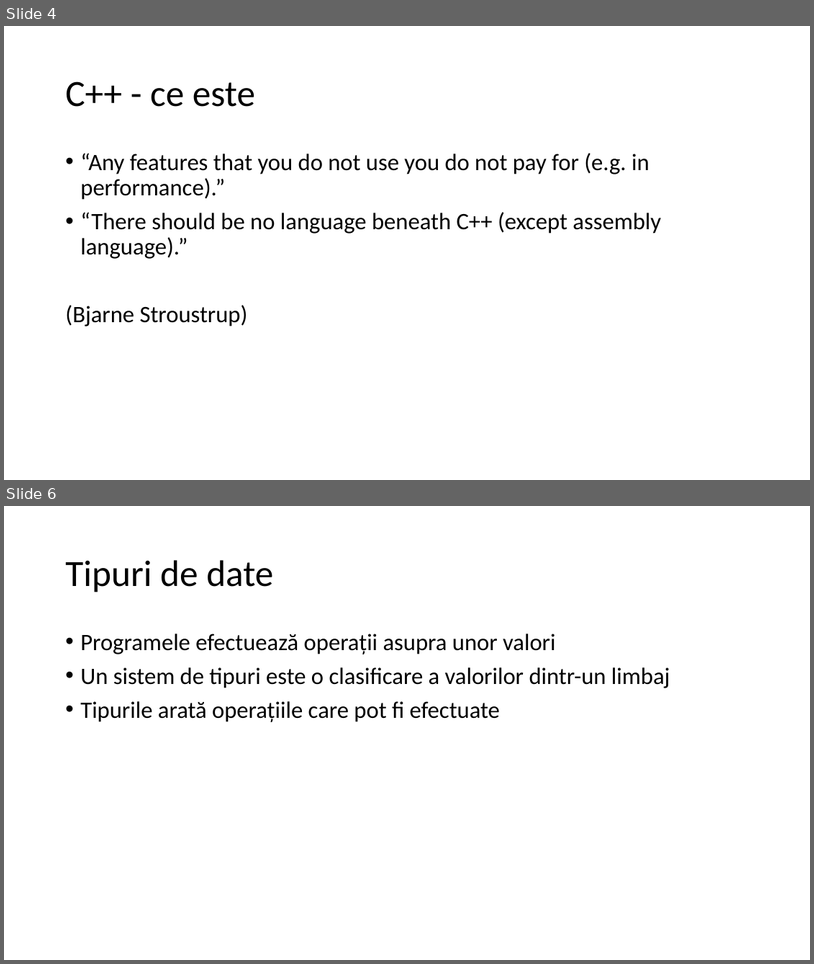
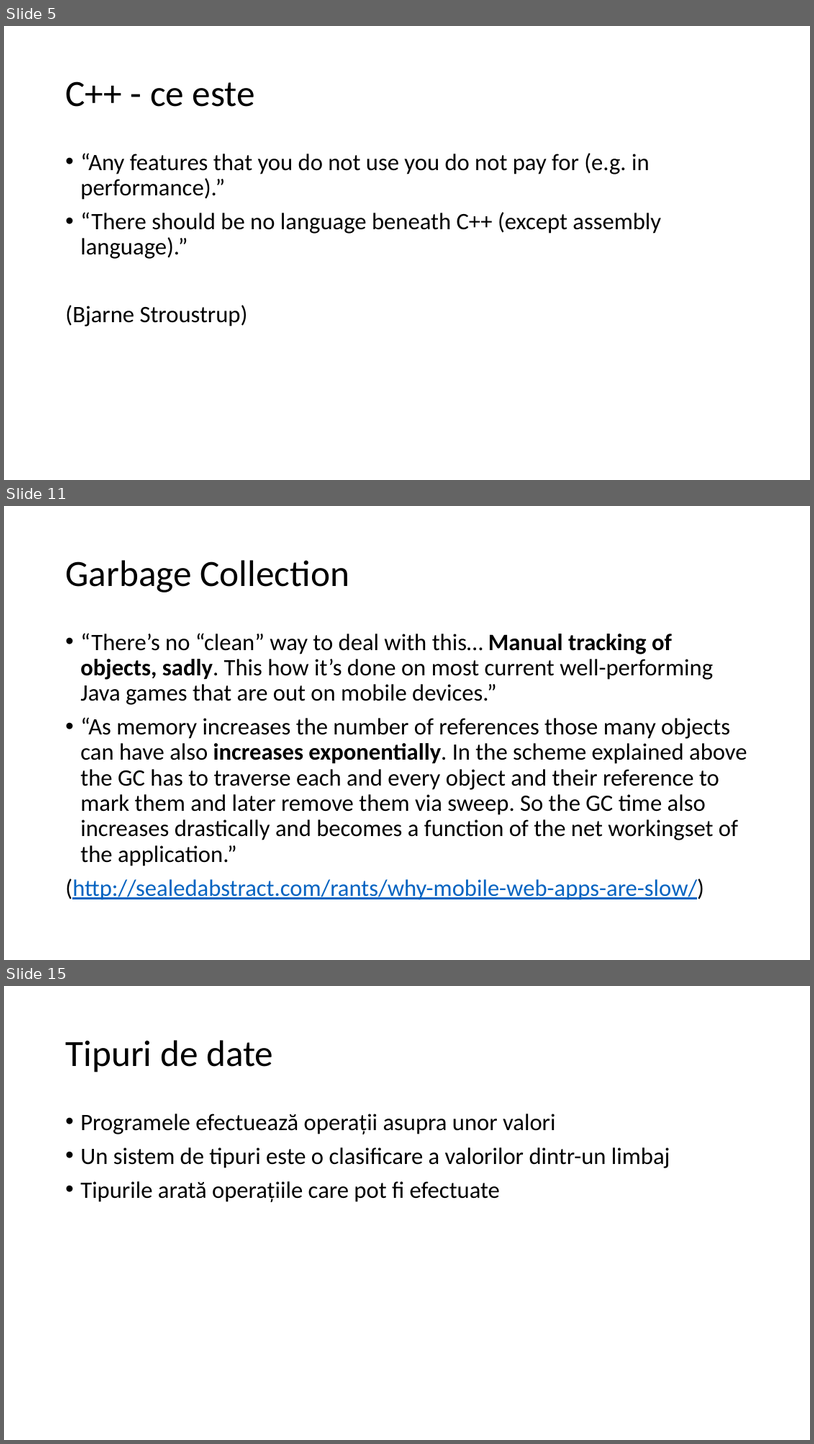
Before and after one commit to lnicola/acpp14, a slide deck: day1/Advanced C++ Day 1.pptx. Shown one above the other, each under a label of ours: slides 4 and 6 before the commit, slides 5, 11 and 15 after it; the slides between them are not shown. The pictures are 814x964 and 814x1444 pixels, drawn with LibreOffice and Linux fonts; fonts in the diff are those of the drawing. Boxes give left, top, right and bottom in pixels: in the first picture for what was removed or moved away, otherwise in the second. Text is boxed around its words. In the diff, an @@ line names an element or a change of style, - is before the commit and + after.

```diff
--- a/day1/Advanced C++ Day 1.pptx
+++ b/day1/Advanced C++ Day 1.pptx
@@ slide 11 added at [4,506,810,960], background #FFFFFF @@
@@ title added at [65,560,350,592], 44 pt, text #000000 @@
+Garbage Collection
@@ text added at [65,633,747,900], 28 pt, text #000000 @@
+• “There’s no “clean” way to deal with this… Manual tracking of objects, sadly. This how it’s done on most current well-performing Java games that are out on mobile devices.”
+• “As memory increases the number of references those many objects can have also increases exponentially. In the scheme explained above the GC has to traverse each and every object and their reference to mark them and later remove them via sweep. So the GC time also increases drastically and becomes a function of the net workingset of the application.”
+(http://sealedabstract.com/rants/why-mobile-web-apps-are-slow/)
@@ what was slide 4 is now slide 5 @@
@@ what was slide 6 is now slide 15 @@
```
Also in this commit, not shown: 7 slides changed, 15 other slides added.
